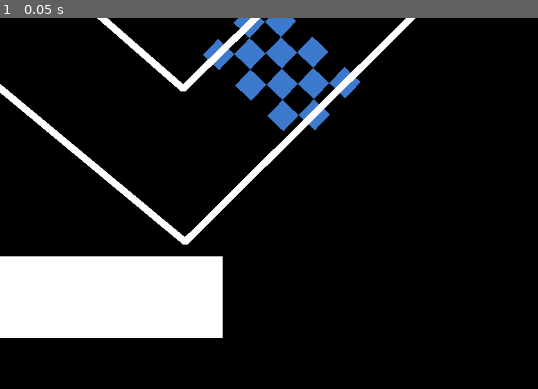
Above: before the commit, frame 1.
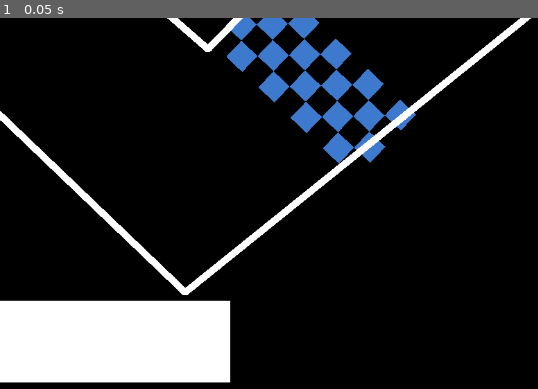
Above: after the commit, the same moment.

Repository: ChrisCee2/20gc4indy500
Game: Godot game, scene res://tracks/track_3.tscn
Two runs of this game, one before a commit and one after it. Both use one fixed random seed, a clock stepped at 60 frames per second and the inputs below. This scene is started directly instead of the project's main scene. Sound files missing from this copy of the repository are replaced by a short silence.
Inputs:
- Up to frame 1 (0.05 s): no input

The runs differ from the first frame. In frame 1, 20% of the frame differs, in the area x 0-99%, y 0-99%.

Commit message:
GC4-10: Make arena bigger

Diff:
--- a/stage_menu.gd
+++ b/stage_menu.gd
@@ -39,7 +39,7 @@
 		{
 			"players": player_count_slider.value,
 			"camera_zoom": 0.6,
-			"timer_position": Vector2(0, 400),
+			"timer_position": Vector2(0, 465),
 			"header_position": Vector2(0, -500.0),
 			"track_name": "track_3"
 		}
--- a/tracks/track_3.tscn
+++ b/tracks/track_3.tscn
@@ -9,7 +9,7 @@
 
 [sub_resource type="Curve2D" id="Curve2D_tsanx"]
 _data = {
-"points": PackedVector2Array(0, 0, 0, 0, 88, -254, 0, 0, 0, 0, 232, -403, 0, 0, 0, 0, 635, -42, 0, 0, 0, 0, 267, 323, 0, 0, 0, 0, -241, -99)
+"points": PackedVector2Array(0, 0, 0, 0, 32, -312, 0, 0, 0, 0, 245, -508, 0, 0, 0, 0, 803, -36, 0, 0, 0, 0, 267, 396, 0, 0, 0, 0, -283, -131)
 }
 point_count = 5
 
@@ -17,79 +17,79 @@
 
 [sub_resource type="Curve2D" id="Curve2D_l2gc0"]
 _data = {
-"points": PackedVector2Array(0, 0, 0, 0, 219, -134, 0, 0, 0, 0, 260, -169, 0, 0, 0, 0, 414, -44, 0, 0, 0, 0, 264, 102, 0, 0, 0, 0, -131, -243)
+"points": PackedVector2Array(0, 0, 0, 0, 219, -134, 0, 0, 0, 0, 260, -169, 0, 0, 0, 0, 394, -52, 0, 0, 0, 0, 300, 45, 0, 0, 0, 0, -119, -321)
 }
 point_count = 5
 
 [sub_resource type="Curve2D" id="Curve2D_5tug4"]
 _data = {
-"points": PackedVector2Array(0, 0, 0, 0, -131, -243, 0, 0, 0, 0, -330, -417, 0, 0, 0, 0, -715, -1, 0, 0, 0, 0, -310, 332, 0, 0, 0, 0, -18, 86)
+"points": PackedVector2Array(0, 0, 0, 0, -119, -321, 0, 0, 0, 0, -335, -500, 0, 0, 0, 0, -836, -3, 0, 0, 0, 0, -310, 390, 0, 0, 0, 0, -37, 104)
 }
 point_count = 5
 
 [sub_resource type="Curve2D" id="Curve2D_a6y52"]
 _data = {
-"points": PackedVector2Array(0, 0, 0, 0, -241, -99, 0, 0, 0, 0, -320, -159, 0, 0, 0, 0, -486, -11, 0, 0, 0, 0, -322, 123, 0, 0, 0, 0, -152, -25)
+"points": PackedVector2Array(0, 0, 0, 0, -283, -131, 0, 0, 0, 0, -320, -159, 0, 0, 0, 0, -434, -43, 0, 0, 0, 0, -323, 39, 0, 0, 0, 0, -227, -85)
 }
 point_count = 5
 
 [sub_resource type="Curve2D" id="Curve2D_2fmj2"]
 _data = {
-"points": PackedVector2Array(0, 0, 0, 0, -152, -25, 0, 0, 0, 0, -22, -148)
+"points": PackedVector2Array(0, 0, 0, 0, -227, -85, 0, 0, 0, 0, -44, -253)
 }
 point_count = 2
 
 [sub_resource type="Curve2D" id="Curve2D_nsedx"]
 _data = {
-"points": PackedVector2Array(0, 0, 0, 0, -22, -148, 0, 0, 0, 0, 88, -254)
+"points": PackedVector2Array(0, 0, 0, 0, -41, -254, 0, 0, 0, 0, 32, -312)
 }
 point_count = 2
 
 [sub_resource type="Curve2D" id="Curve2D_ckjgs"]
 _data = {
-"points": PackedVector2Array(0, 0, 0, 0, -18, 86, 0, 0, 0, 0, 112, -31)
+"points": PackedVector2Array(0, 0, 0, 0, -37, 104, 0, 0, 0, 0, 158, -79)
 }
 point_count = 2
 
 [sub_resource type="Curve2D" id="Curve2D_18awt"]
 _data = {
-"points": PackedVector2Array(0, 0, 0, 0, 112, -31, 0, 0, 0, 0, 219, -134)
+"points": PackedVector2Array(0, 0, 0, 0, 158, -79, 0, 0, 0, 0, 219, -134)
 }
 point_count = 2
 
 [sub_resource type="RectangleShape2D" id="RectangleShape2D_jhe20"]
-size = Vector2(128, 192)
+size = Vector2(128, 285.943)
 
 [sub_resource type="RectangleShape2D" id="RectangleShape2D_cejyx"]
-size = Vector2(128, 192)
+size = Vector2(128, 300)
 
 [sub_resource type="SegmentShape2D" id="SegmentShape2D_tsanx"]
-a = Vector2(-19, -170)
-b = Vector2(-183, -20)
+a = Vector2(-43, -270)
+b = Vector2(-248, -79)
 
 [sub_resource type="SegmentShape2D" id="SegmentShape2D_6lu36"]
-a = Vector2(-96, -243)
-b = Vector2(-251, -76)
+a = Vector2(-99, -318)
+b = Vector2(-278, -109)
 
 [sub_resource type="SegmentShape2D" id="SegmentShape2D_l2gc0"]
-a = Vector2(-237, 27)
-b = Vector2(-64, 166)
+a = Vector2(-257, -71)
+b = Vector2(-32, 120)
 
 [sub_resource type="SegmentShape2D" id="SegmentShape2D_5tug4"]
-a = Vector2(-467, 275)
-b = Vector2(-360, 57)
+a = Vector2(-215, 337)
+b = Vector2(-334, 10)
 
 [sub_resource type="SegmentShape2D" id="SegmentShape2D_a6y52"]
-a = Vector2(-13, -169)
-b = Vector2(135, -37)
+a = Vector2(-41, -266)
+b = Vector2(176, -77)
 
 [sub_resource type="SegmentShape2D" id="SegmentShape2D_2fmj2"]
-a = Vector2(57, -241)
-b = Vector2(205, -101)
+a = Vector2(9, -309)
+b = Vector2(209, -116)
 
 [sub_resource type="SegmentShape2D" id="SegmentShape2D_nsedx"]
-a = Vector2(138, -21)
-b = Vector2(-5, 109)
+a = Vector2(181, -69)
+b = Vector2(-27, 133)
 
 [node name="Track3" type="Node" node_paths=PackedStringArray("spawn")]
 script = ExtResource("1_2uduf")
@@ -99,10 +99,10 @@
 
 [node name="ColorRect3" type="ColorRect" parent="."]
 z_index = 1
-offset_left = -27.0
-offset_top = -155.0
-offset_right = 158.0
-offset_bottom = 21.0
+offset_left = -50.0
+offset_top = -272.0
+offset_right = 239.0
+offset_bottom = -8.0
 rotation = 0.750492
 color = Color(0, 0, 0, 1)
 
@@ -228,23 +228,25 @@
 [node name="Line2D" type="Line2D" parent="Left5"]
 
 [node name="FinishLine" parent="." instance=ExtResource("3_6lu36")]
-position = Vector2(406.24, 73.02)
+position = Vector2(427.375, 63.915)
 rotation = 2.33001
 
 [node name="CollisionShape2D" type="CollisionShape2D" parent="FinishLine"]
+position = Vector2(-1.52588e-05, -33.7417)
 shape = SubResource("RectangleShape2D_jhe20")
 
 [node name="Sprite2D" type="Sprite2D" parent="FinishLine"]
 texture_filter = 1
 texture_repeat = 2
+position = Vector2(0, -34.0917)
 texture = ExtResource("4_l2gc0")
 region_enabled = true
-region_rect = Rect2(0, 0, 128, 192)
+region_rect = Rect2(0, 0, 128, 285.943)
 
 [node name="Node2D" type="Node2D" parent="FinishLine"]
 
 [node name="StartLine" parent="." instance=ExtResource("5_5tug4")]
-position = Vector2(319.82, 166.895)
+position = Vector2(348.795, 166.895)
 rotation = 2.33001
 
 [node name="CollisionShape2D" type="CollisionShape2D" parent="StartLine"]
@@ -297,7 +299,7 @@
 shape = SubResource("SegmentShape2D_nsedx")
 
 [node name="ColorRect2" type="ColorRect" parent="."]
-offset_left = -345.0
-offset_top = 344.0
-offset_right = 321.0
-offset_bottom = 462.0
+offset_left = -334.0
+offset_top = 408.0
+offset_right = 332.0
+offset_bottom = 526.0
